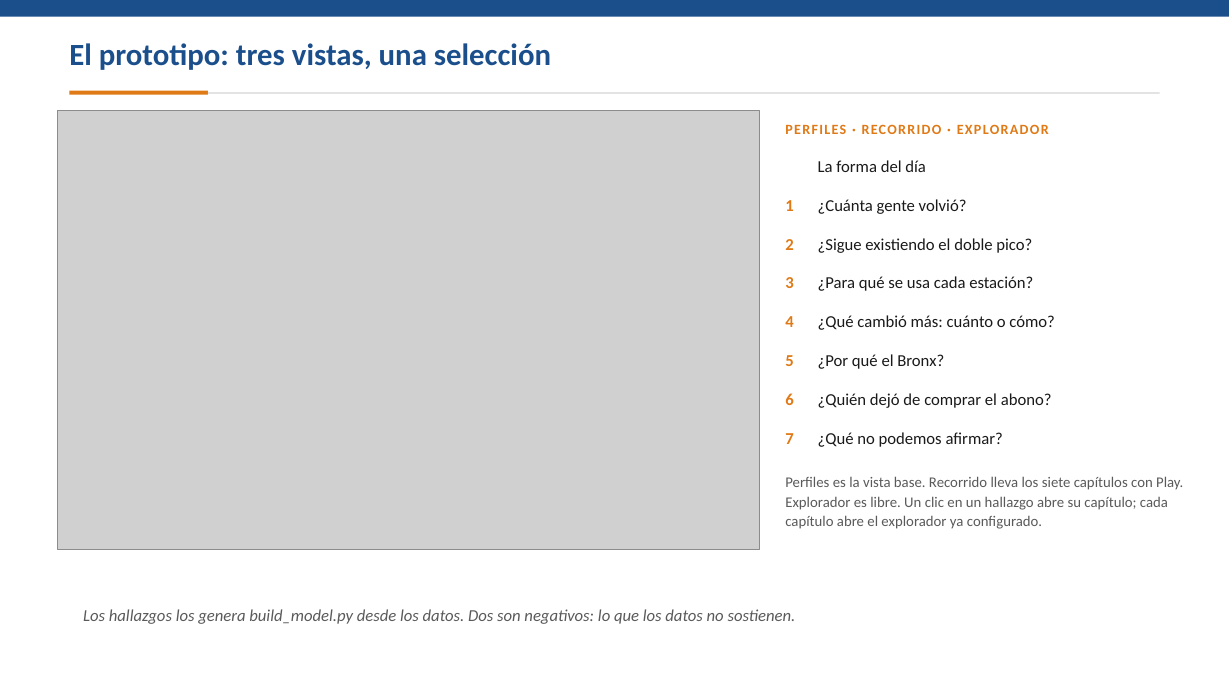
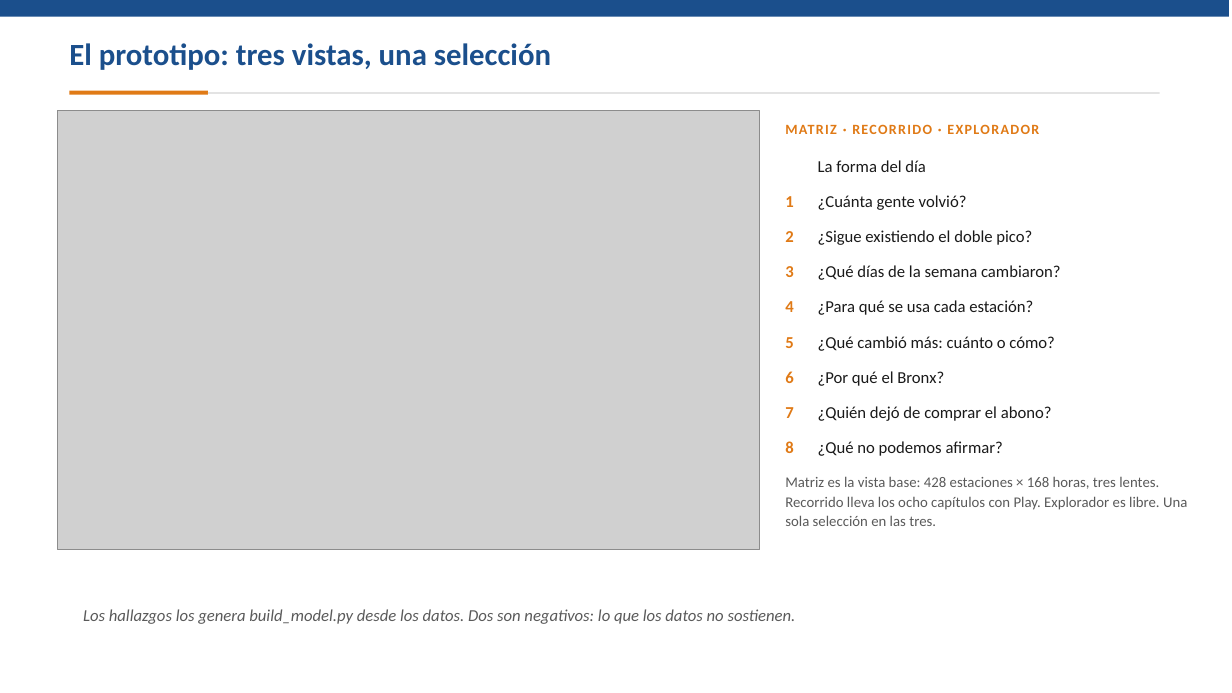
Before and after one commit to stewartmb/data-visualization-2026-2, a slide deck: slide 3 of deliveries/week10/PresentationWeek10.pptx. Drawn at 1232x693 pixels with LibreOffice and Linux fonts; fonts in the diff are those of the drawing; grey boxes stand for pictures. Boxes give left, top, right and bottom in pixels: in the first picture for what was removed or moved away, otherwise in the second. Text is boxed around its words. In the diff, an @@ line names an element or a change of style, - is before the commit and + after.

Commit message:
Make the matrix the main view and raise the charts
Matriz: 428 stations x 168 hours or 60 months, three lenses, phase bands,
synced strips below. New charts: 24 h clocks (also as map glyphs), weekly
diverging bars, beeswarm by borough, slopegraph of asymmetry. New finding:
the week tilted (Thursday-Friday mornings lost, weekend gained). Week 10
report, README, script, deck and captures updated.

```diff
--- a/deliveries/week10/PresentationWeek10.pptx
+++ b/deliveries/week10/PresentationWeek10.pptx
@@ text at <box>785,124,1039,134</box>: text changed @@
-PERFILES · RECORRIDO · EXPLORADOR
+MATRIZ · RECORRIDO · EXPLORADOR
@@ 4 texts: place and size @@
-4 texts at <box>785,199,1032,253</box>
+4 texts at <box>785,195,1032,245</box>
@@ text "3": place and size @@
-text "3" at <box>785,277,793,288</box>
+text "3" at <box>785,266,793,277</box>
@@ text added at <box>818,265,1060,280</box>, 13 pt, text #1A1A1A @@
+¿Qué días de la semana cambiaron?
@@ text "4": place and size @@
-text "4" at <box>785,316,793,327</box>
+text "4" at <box>785,301,793,312</box>
@@ text "¿Para qué se usa cada ...": place and size @@
-text "¿Para qué se usa cada ..." at <box>818,276,1033,291</box>
+text "¿Para qué se usa cada ..." at <box>818,300,1033,315</box>
@@ text "5": place and size @@
-text "5" at <box>785,355,793,366</box>
+text "5" at <box>785,337,793,348</box>
@@ text "¿Qué cambió más: cuánto o ...": place and size @@
-text "¿Qué cambió más: cuánto o ..." at <box>818,315,1054,330</box>
+text "¿Qué cambió más: cuánto o ..." at <box>818,336,1054,351</box>
@@ text "6": place and size @@
-text "6" at <box>785,393,793,405</box>
+text "6" at <box>785,371,793,383</box>
@@ text "¿Por qué el Bronx?": place and size @@
-text "¿Por qué el Bronx?" at <box>818,354,944,369</box>
+text "¿Por qué el Bronx?" at <box>818,371,944,386</box>
@@ text "7": place and size @@
-text "7" at <box>785,433,793,444</box>
+text "7" at <box>785,407,793,418</box>
@@ text "¿Quién dejó de comprar el ...": place and size @@
-text "¿Quién dejó de comprar el ..." at <box>818,393,1052,408</box>
+text "¿Quién dejó de comprar el ..." at <box>818,406,1052,421</box>
@@ text added at <box>785,441,793,453</box>, 13 pt, text #E07A16, bold @@
+8
@@ text "¿Qué no podemos afirmar?": place and size @@
-text "¿Qué no podemos afirmar?" at <box>818,432,1003,447</box>
+text "¿Qué no podemos afirmar?" at <box>818,441,1003,456</box>
@@ text at <box>785,476,1187,526</box>: text changed @@
-Perfiles es la vista base. Recorrido lleva los siete capítulos con Play. Explorador es libre. Un clic en un hallazgo abre su capítulo; cada capítulo abre el explorador ya configurado.
+Matriz es la vista base: 428 estaciones × 168 horas, tres lentes. Recorrido lleva los ocho capítulos con Play. Explorador es libre. Una sola selección en las tres.
```
Also in this commit, not shown: 1 other slide changed, 56 other files.
